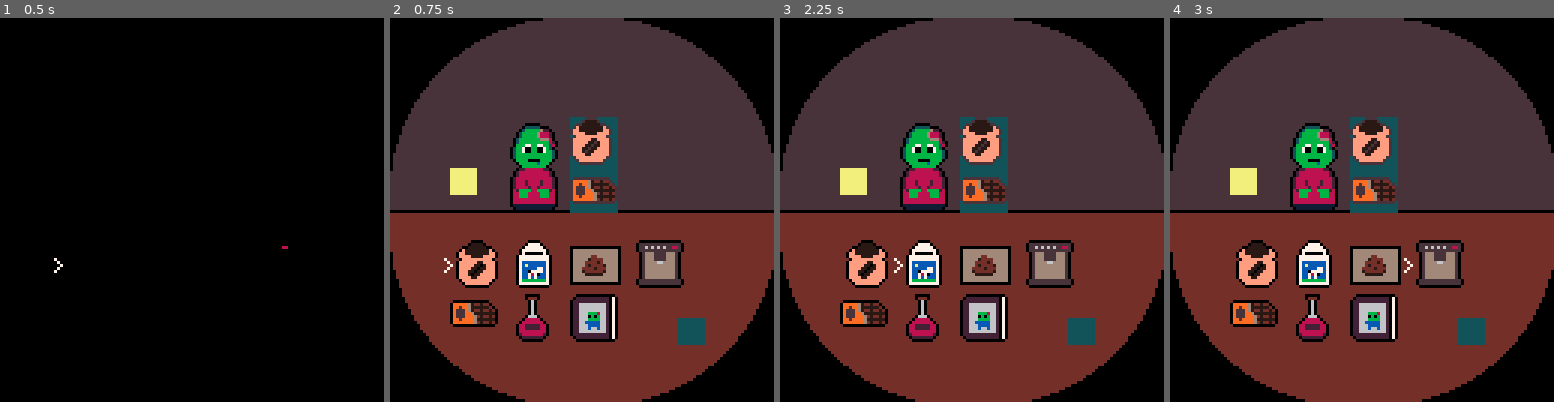
Above: before the commit, frames 1-4 (left to right).
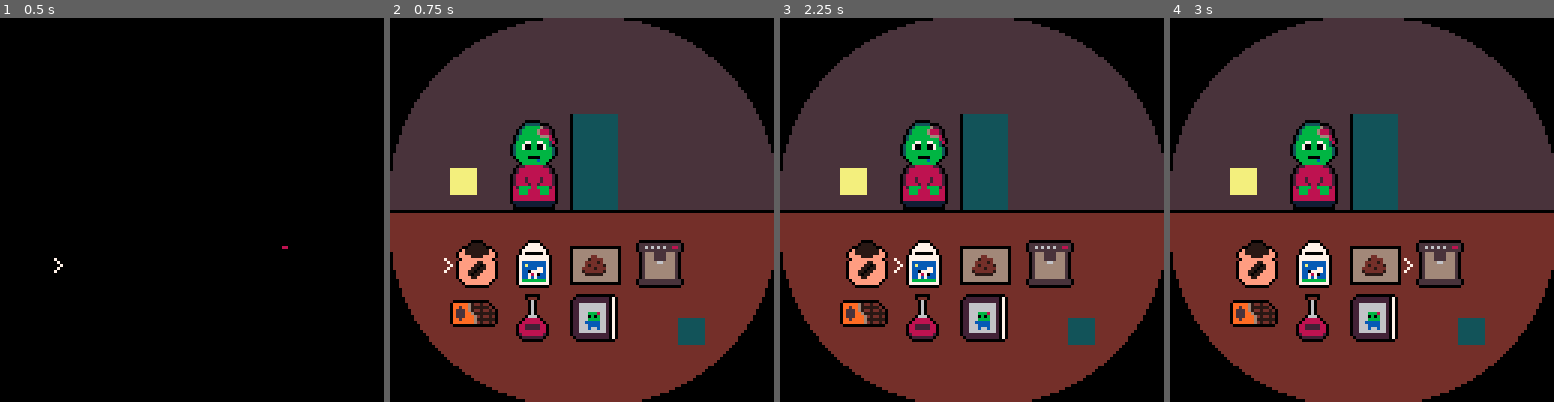
Above: after the commit, the same moments.

Repository: Ori-Rowan/mini-jam-204-cafe
Game: PICO-8 cartridge cafe-untitled.p8
Same seed, same stepped clock (60 frames per second), same inputs: the game is played once before the commit and once after it.
Inputs:
- Up to frame 1 (0.5 s): tap X (X key) at 0.33 s
- Up to frame 2 (0.75 s): tap O (Z key) at 0.7 s
- Up to frame 3 (2.25 s): tap X (X key) at 1.07, 1.85 s; hold Right 1.6-2.1 s; tap O (Z key) at 1.7, 2.1 s; hold Up from 2.15 s (still down)
- Up to frame 4 (3 s): release Up at 2.42 s; hold Right from 2.47 s (still down); tap O (Z key) at 2.5, 2.9 s; tap X (X key) at 2.97 s

Frame 1 is identical in both runs. In frame 2, 3.3% of the frame differs, in the area x 31-60%, y 25-51%; in frame 3, 3.3%; in frame 4, 3.3%.

Commit message:
skeleton art

Diff:
--- a/src/enums/monsters_enum.p8.lua
+++ b/src/enums/monsters_enum.p8.lua
@@ -8,7 +8,9 @@
     },
     SKELETON = {
         name = "Skeleton",
-        fav_recipie = RECIPIES_ENUM.CAPPUCCINO
+        fav_recipie = RECIPIES_ENUM.CAPPUCCINO,
+        spr=10,
+        bg_col=14
     },
     GHOST = {
         name = "Ghost",
--- a/src/gameplay/customer_system/customer_system.p8.lua
+++ b/src/gameplay/customer_system/customer_system.p8.lua
@@ -64,7 +64,7 @@
             },
             draw_pos = {
                 x = 20 + i*20,
-                y = 33
+                y = 32
             },
             color = 3,
             customer_system = self
--- a/src/gameplay/monsters/skeleton.p8.lua
+++ b/src/gameplay/monsters/skeleton.p8.lua
@@ -2,11 +2,8 @@
 setmetatable(Skeleton, Customer)
 Skeleton.__index = Skeleton
 
-function Skeleton:new(t)
-    t = t or {}
-    local tbl = copy_table(t)
-
-    tbl.fav_recipie = MONSTERS_ENUM.SKELETON.fav_recipie.name
+function Skeleton:new()
+    local tbl = copy_table(MONSTERS_ENUM.SKELETON)
 
     tbl = Customer:new(tbl)
 
